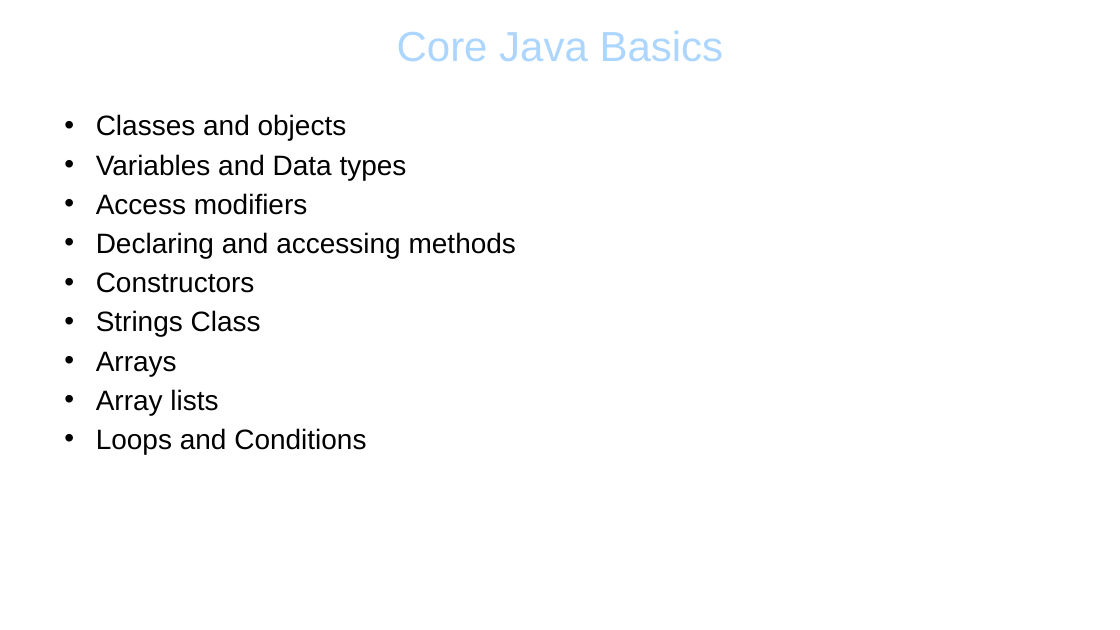
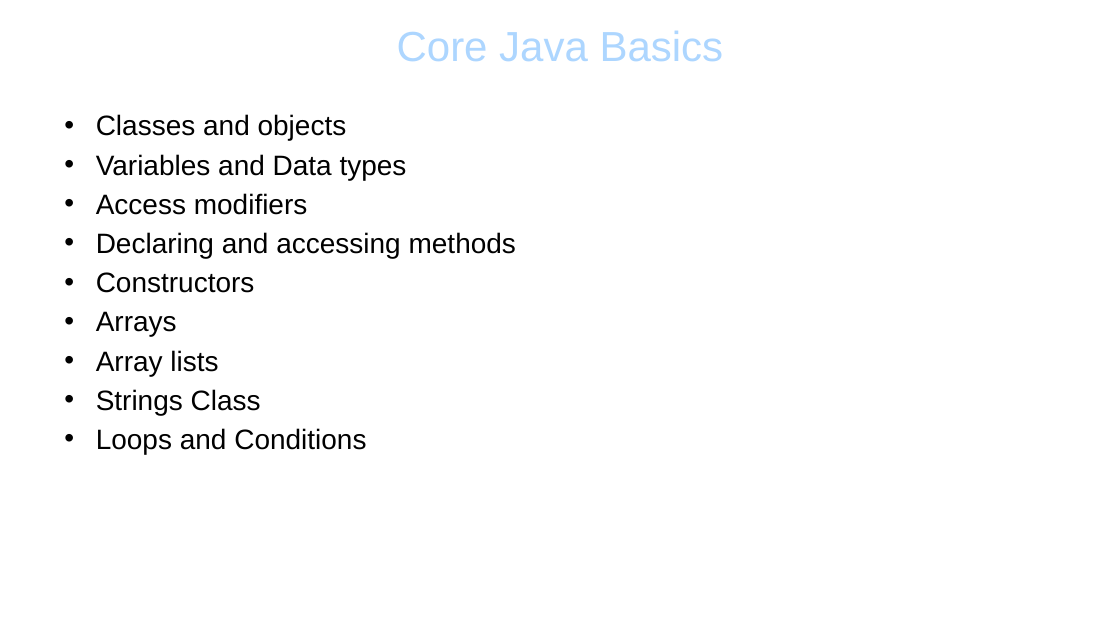
Before and after one commit to lanceqa81/Notes, a slide deck: slide 1 of Java_Basics.pptx. Drawn at 1120x630 pixels with LibreOffice and Linux fonts; fonts in the diff are those of the drawing; background and template pictures are left out. Boxes give left, top, right and bottom in pixels: in the first picture for what was removed or moved away, otherwise in the second. Text is boxed around its words. In the diff, an @@ line names an element or a change of style, - is before the commit and + after.

```diff
--- a/Java_Basics.pptx
+++ b/Java_Basics.pptx
@@ text at [96,310,261,337]: paragraph removed @@
-• Strings Class
@@ text at [96,389,261,415]: paragraph added @@
+• Strings Class
```
Also in this commit, not shown: 1 other slide changed, 1 slide added.
